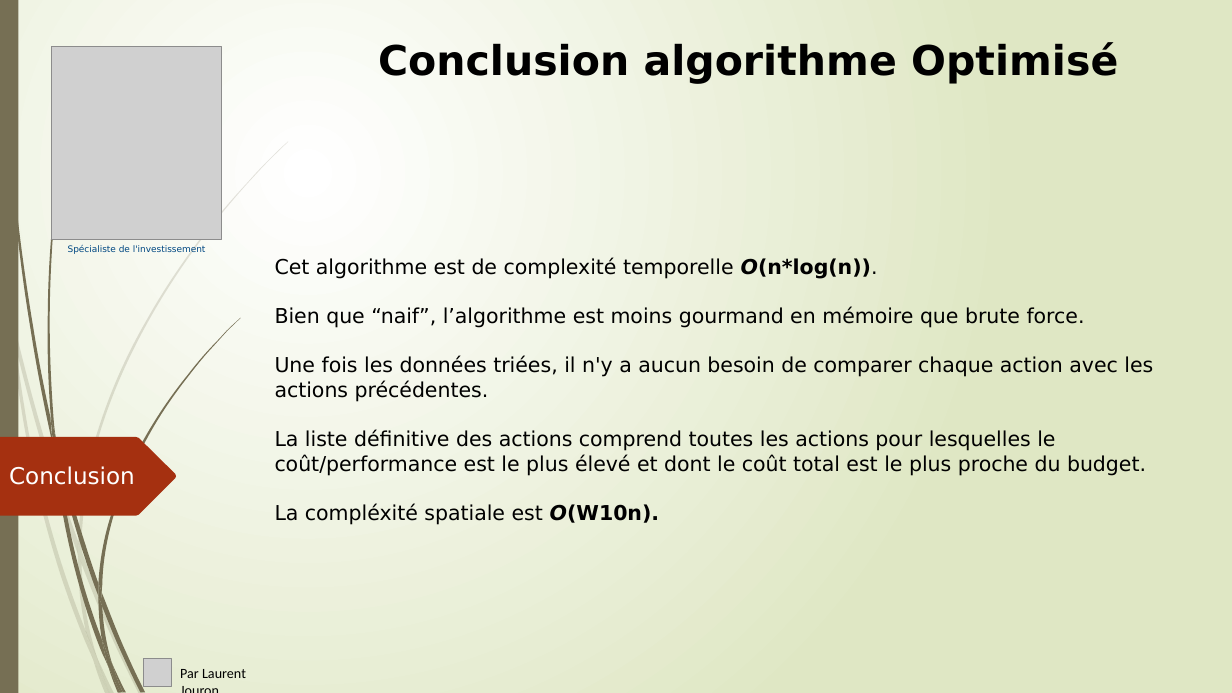
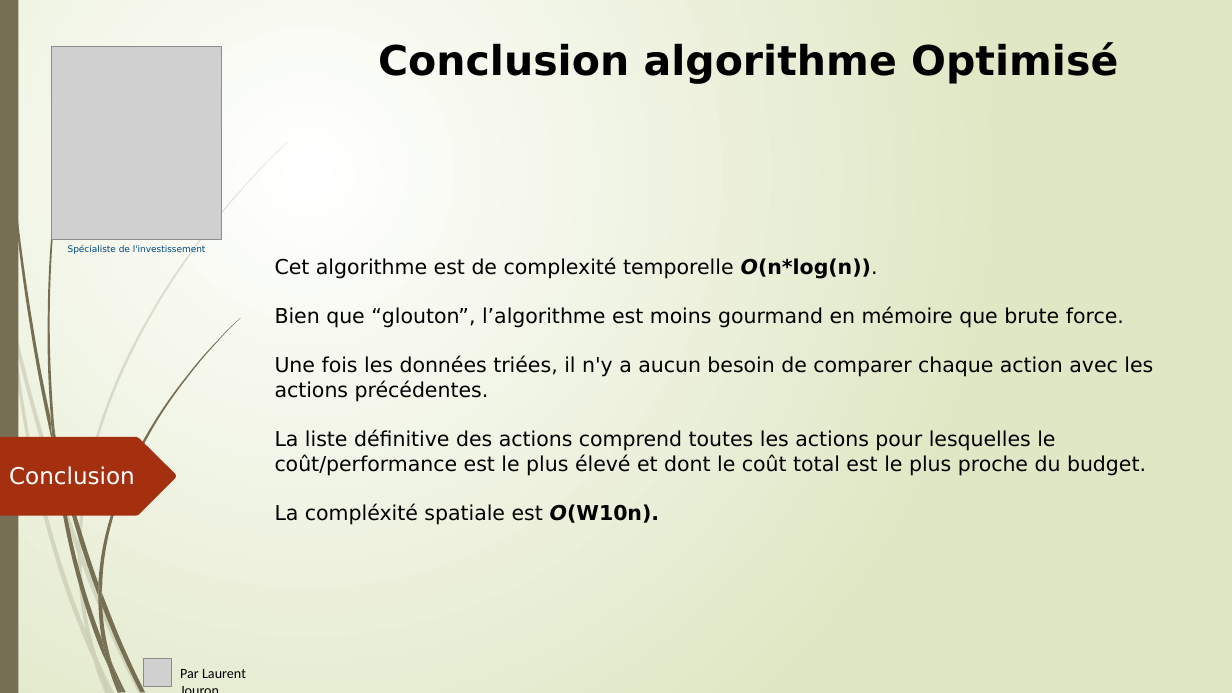
Before and after one commit to LaurentJouron/Python_algo_invest_trade, a slide deck: slide 18 of pptx/algo invest.pptx (slide 17 before the commit). Drawn at 1232x693 pixels with LibreOffice and Linux fonts; fonts in the diff are those of the drawing; grey boxes stand for pictures. Boxes give left, top, right and bottom in pixels: in the first picture for what was removed or moved away, otherwise in the second. Text is boxed around its words. In the diff, an @@ line names an element or a change of style, - is before the commit and + after.

```diff
--- a/pptx/algo invest.pptx
+++ b/pptx/algo invest.pptx
@@ text at (275,307,1124,328): text changed @@
-Bien que “naif”, l’algorithme est moins gourmand en mémoire que brute force.
+Bien que “glouton”, l’algorithme est moins gourmand en mémoire que brute force.
```
Also in this commit, not shown: 2 other slides changed, 1 slide added, 2 other files.
